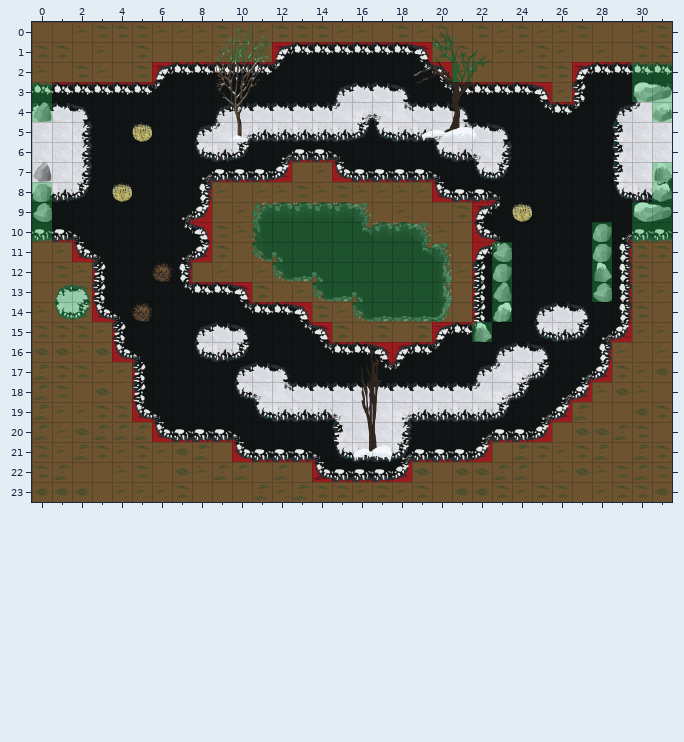
Tiled map -- levels_tmx/tmx/new_3.tmx. Above, as it was before the edit.
Cells are 32x32 px. Shown: x 0..31, y 0..23.
Once edited:
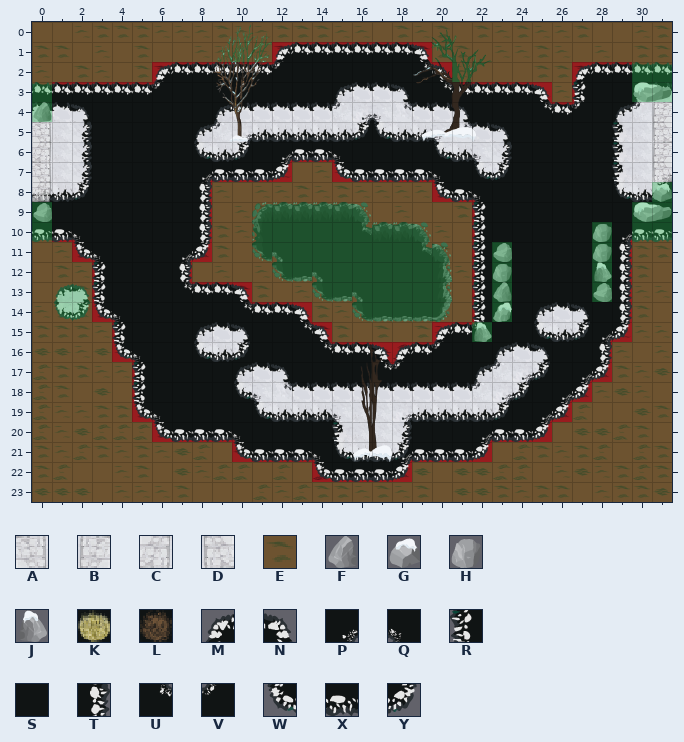
Key: from "Silent Wood-03": A 6, B 7, C 18, D 19; from "coll": E 0; from "obj": F 18, G 58, H 59, J 78, K 92, L 112; from "rocksnow": M 0, N 2, P 10, Q 11, R 12, S 13, T 14, U 22, V 23, W 24, X 25, Y 26.
_ is an empty cell, . an unchanged one.
Tiles of an added or newly shown layer are drawn over the layers below it.
See-through tiles are keyed as they look on the map.
What changed:
--- layer "Ground"
@@ x 7..23 @@
- 8 ...............XQ
- 9 PY.............MV
-10 UN.............WQ
-11 ...............MV
+ 8 ...............QS
+ 9 ST.............RS
+10 ST.............RS
+11 ...............RS
--- layer "GroundObjects"
@@ x 5..31 @@
- 4 ..........................G
- 5 K..........................
+ 4 .........................._
+ 5 _..........................
@@ x 0..31 @@
- 7 F..............................J
- 8 H...K...........................
- 9 ........................K.......
+ 7 _.............................._
+ 8 _..._...........................
+ 9 ........................_.......
@@ x 6..6 @@
-12 L
+12 _
@@ x 5..5 @@
-14 L
+14 _
--- layer "DBWest" (now shown)
@@ x 0..0 @@
- 5 _
- 6 _
- 7 _
- 8 _
+ 5 A
+ 6 C
+ 7 A
+ 8 C
--- layer "DBEast" (now shown)
@@ x 31..31 @@
- 4 _
- 5 _
- 6 _
- 7 _
+ 4 B
+ 5 D
+ 6 B
+ 7 D
--- layer "Collision"
@@ x 31..31 @@
- 4 E
+ 4 _
@@ x 0..31 @@
- 7 ...............................E
- 8 E...............................
+ 7 ..............................._
+ 8 _...............................
